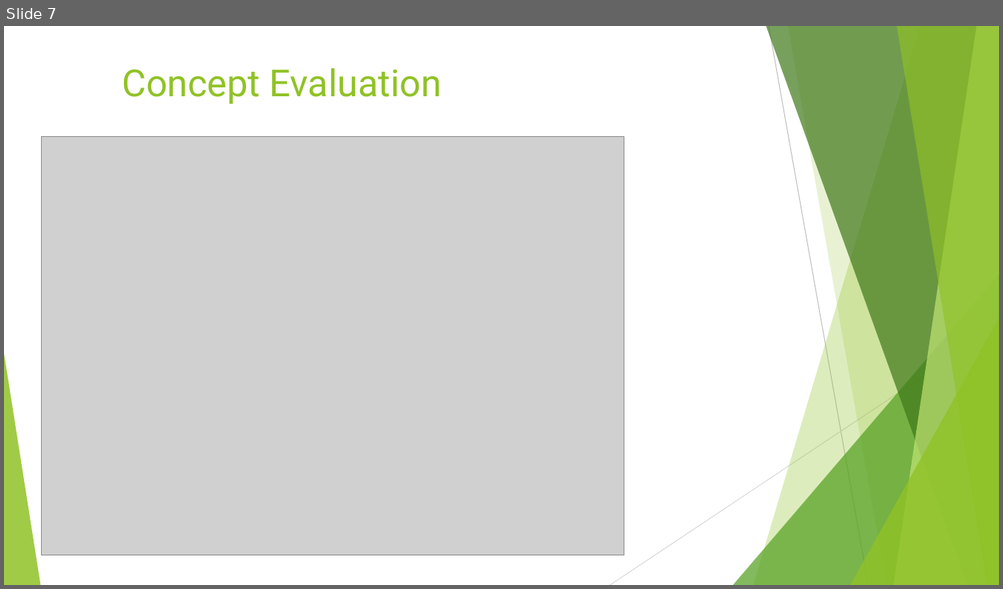
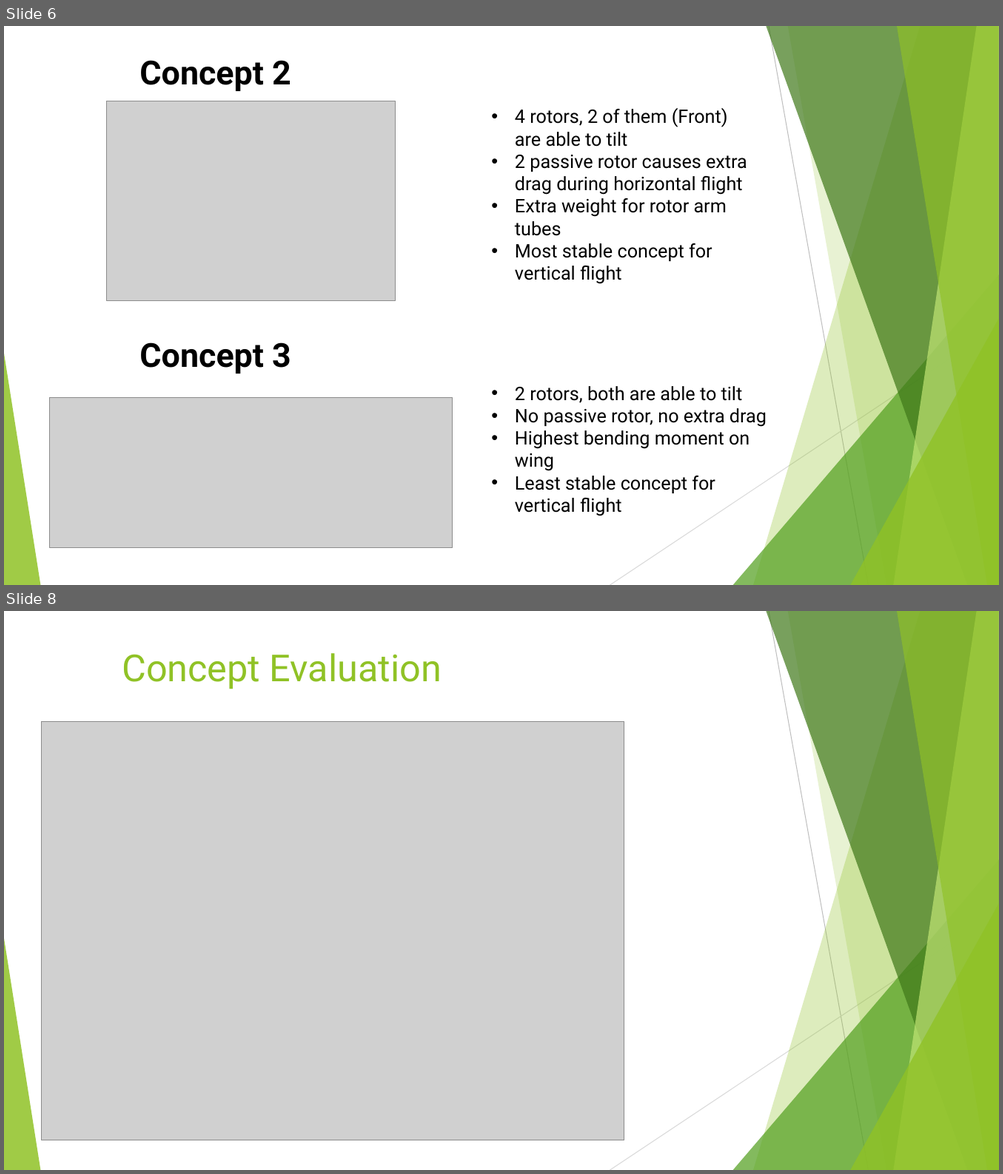
Before and after one commit to metinoxy/VTOL, a slide deck: Course Materials/Presentation.pptx. Shown one above the other, each under a label of ours: slide 7 before the commit, slides 6 and 8 after it; the slides between them are not shown. The pictures are 1003x589 and 1003x1174 pixels, drawn with LibreOffice and Linux fonts; fonts in the diff are those of the drawing; grey boxes stand for pictures. Boxes give left, top, right and bottom in pixels: in the first picture for what was removed or moved away, otherwise in the second. Text is boxed around its words. In the diff, an @@ line names an element or a change of style, - is before the commit and + after.

```diff
--- a/Course Materials/Presentation.pptx
+++ b/Course Materials/Presentation.pptx
@@ slide 6 added at box(4, 26, 999, 585), background #FFFFFF; not listed: 10 template elements that a slide beside it also shows @@
@@ text added at box(139, 60, 291, 91), 32 pt, text #000000, bold @@
+Concept 2
@@ picture added at box(106, 101, 395, 301) @@
@@ text added at box(515, 108, 747, 284), 18 pt, text #000000 @@
+• 4 rotors, 2 of them (Front) are able to tilt
+• 2 passive rotor causes extra drag during horizontal flight
+• Extra weight for rotor arm tubes
+• Most stable concept for vertical flight
@@ text added at box(139, 343, 291, 374), 32 pt, text #000000, bold @@
+Concept 3
@@ picture added at box(50, 398, 452, 548) @@
@@ text added at box(515, 386, 766, 517), 18 pt, text #000000 @@
+• 2 rotors, both are able to tilt
+• No passive rotor, no extra drag
+• Highest bending moment on wing
+• Least stable concept for vertical flight
@@ what was slide 7 is now slide 8 @@
```
Also in this commit, not shown: 6 slides changed, 4 other slides added, 4 slides removed.
